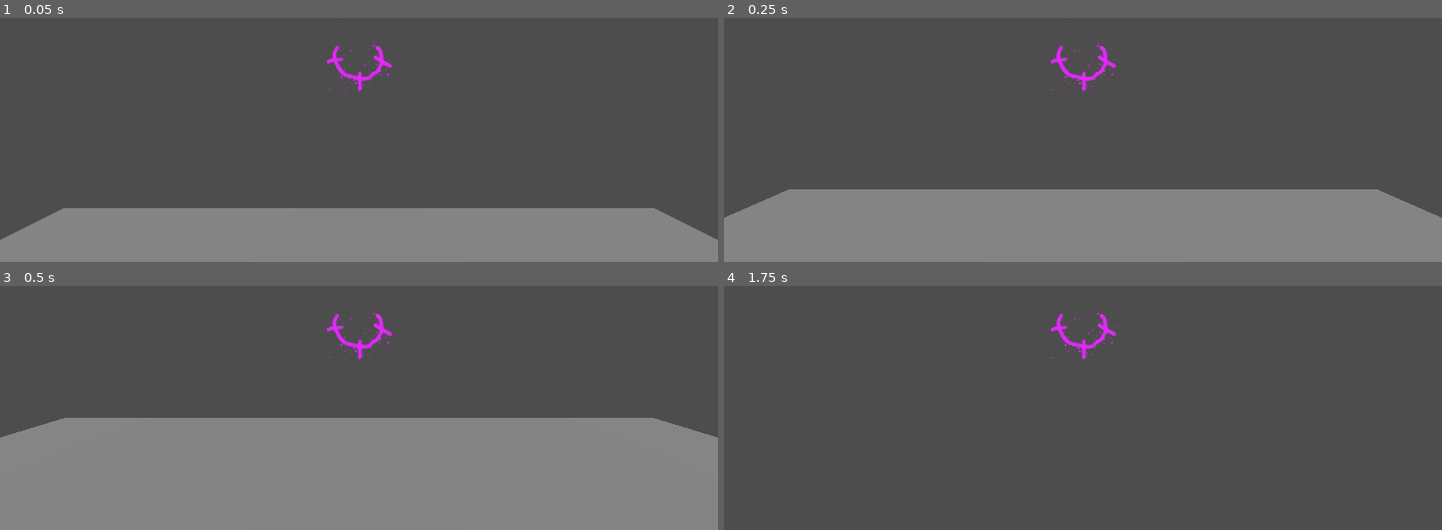
Above: before the commit, frames 1-4 (two rows, left to right).
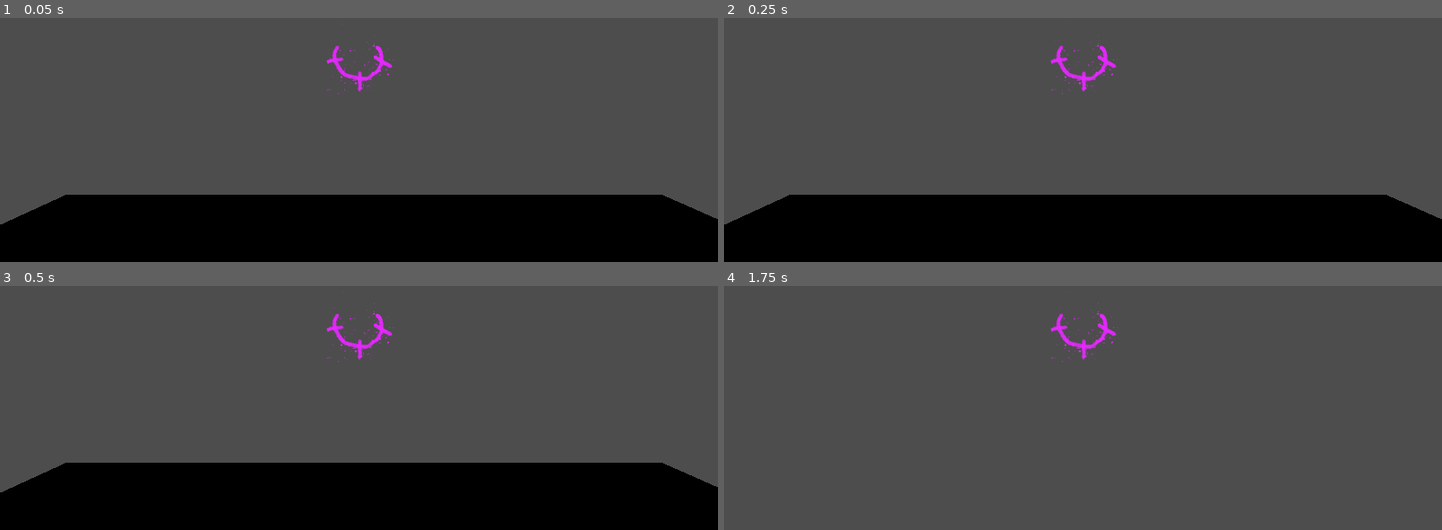
Above: after the commit, the same moments.

Repository: BillyJoelsNightmareExplosion/doomed-tales
Game: Godot game, scene res://main.tscn
The game is run twice, just before and just after one commit, with the same random seed, the same clock (stepped at 60 frames per second) and the same inputs.
Inputs (mouse positions are in pixels of both pictures, inside the frame that each line leads up to):
- Up to frame 1 (0.05 s): no input
- Up to frame 2 (0.25 s): no input
- Up to frame 3 (0.5 s): no input
- Up to frame 4 (1.75 s): move the mouse to (1118, 327) at 0.52 s; hold W (move_up) from 0.53 s (still down); click (1118, 327) at 0.6 s; tap Space (jump) at 0.77, 1.52 s; move the mouse to (1047, 329) at 1.27 s; click (1047, 329) at 1.35 s

The runs differ from the first frame. In frame 1, 27% of the frame differs, in the area x 0-100%, y 72-100%; in frame 2, 29%; in frame 3, 45%, in the area x 0-100%, y 54-100%; in frame 4, nothing differs.

Commit message:
Beginnings of a room

Diff:
--- /dev/null
+++ b/stupidAssCastle/Room/room.gd
@@ -0,0 +1,20 @@
+extends Node3D
+
+@export var num_enemies_min = 3
+@export var num_enemies_max = 5
+
+@export var spawn_paths: Array[Path3D] = []
+@export var enemy_pool: Array[PackedScene] = []
+
+func _ready():
+    for i in range(0, 5):
+        spawn_random_enemy()
+
+func spawn_random_enemy():
+    if not spawn_paths or spawn_paths.size() == 0 or not enemy_pool or enemy_pool.size() == 0:
+        return
+
+    var path = spawn_paths[randi_range(0, spawn_paths.size() - 1)]
+    var enemy: CharacterBody3D = enemy_pool[randi_range(0, enemy_pool.size() - 1)].instantiate()
+    add_child(enemy)
+    enemy.global_position = path.curve.samplef(randf())
--- /dev/null
+++ b/stupidAssCastle/Room/room.tscn
@@ -0,0 +1,40 @@
+[gd_scene load_steps=7 format=3 uid="uid://b03bmk4vyj25c"]
+
+[ext_resource type="Script" path="res://Room/room.gd" id="1_14i6b"]
+[ext_resource type="PackedScene" path="res://base_enemy.tscn" id="2_7gxee"]
+
+[sub_resource type="StandardMaterial3D" id="StandardMaterial3D_vunq7"]
+albedo_color = Color(0.501961, 0.501961, 0.501961, 1)
+
+[sub_resource type="BoxMesh" id="BoxMesh_oj58g"]
+material = SubResource("StandardMaterial3D_vunq7")
+size = Vector3(10, 1, 10)
+
+[sub_resource type="BoxShape3D" id="BoxShape3D_c3gs5"]
+size = Vector3(10, 1, 10)
+
+[sub_resource type="Curve3D" id="Curve3D_6hqnr"]
+_data = {
+"points": PackedVector3Array(0, 0, 0, 0, 0, 0, 0.234781, 0.316724, 0.151155, 0, 0, 0, 0, 0, 0, 1.94824, -0.0204868, 0.0880599, 0, 0, 0, 0, 0, 0, 4.03478, -0.0127649, 0.13979, 0, 0, 0, 0, 0, 0, 7.0553, 0.303331, -0.888381),
+"tilts": PackedFloat32Array(0, 0, 0, 0)
+}
+point_count = 4
+
+[node name="Room" type="Node3D" node_paths=PackedStringArray("spawn_paths")]
+script = ExtResource("1_14i6b")
+spawn_paths = [NodePath("Path3D")]
+enemy_pool = Array[PackedScene]([ExtResource("2_7gxee")])
+
+[node name="Floor" type="Node3D" parent="."]
+
+[node name="MeshInstance3D" type="MeshInstance3D" parent="Floor"]
+mesh = SubResource("BoxMesh_oj58g")
+
+[node name="StaticBody3D" type="StaticBody3D" parent="Floor"]
+
+[node name="CollisionShape3D" type="CollisionShape3D" parent="Floor/StaticBody3D"]
+shape = SubResource("BoxShape3D_c3gs5")
+
+[node name="Path3D" type="Path3D" parent="."]
+transform = Transform3D(1, 0, 0, 0, 1, 0, 0, 0, 1, -3.07998, 0.951991, 3.83375)
+curve = SubResource("Curve3D_6hqnr")
--- a/stupidAssCastle/base_enemy.gd
+++ b/stupidAssCastle/base_enemy.gd
@@ -1,3 +1,4 @@
+class_name Enemy
 extends CharacterBody3D
 
 # Get the gravity from the project settings to be synced with RigidBody nodes.
--- a/stupidAssCastle/main.tscn
+++ b/stupidAssCastle/main.tscn
@@ -1,9 +1,8 @@
-[gd_scene load_steps=5 format=3 uid="uid://d18qlq07twuqw"]
+[gd_scene load_steps=4 format=3 uid="uid://d18qlq07twuqw"]
 
 [ext_resource type="Script" path="res://main.gd" id="1_14qcd"]
 [ext_resource type="PackedScene" uid="uid://rvlyxsc8kbwx" path="res://character.tscn" id="1_wjn2o"]
-[ext_resource type="PackedScene" uid="uid://dnblhhrg6blt6" path="res://environment.tscn" id="2_e2slr"]
-[ext_resource type="PackedScene" uid="uid://cynx7bnmx6xbn" path="res://base_enemy.tscn" id="4_m3fr7"]
+[ext_resource type="PackedScene" uid="uid://b03bmk4vyj25c" path="res://Room/room.tscn" id="3_l8wd6"]
 
 [node name="Main" type="Node3D"]
 script = ExtResource("1_14qcd")
@@ -11,7 +10,4 @@
 [node name="character" parent="." instance=ExtResource("1_wjn2o")]
 transform = Transform3D(1, 0, 0, 0, 1, 0, 0, 0, 1, 0, 2, 0)
 
-[node name="environment" parent="." instance=ExtResource("2_e2slr")]
-
-[node name="CharacterBody3D" parent="." instance=ExtResource("4_m3fr7")]
-transform = Transform3D(1, 0, 0, 0, 1, 0, 0, 0, 1, 5.85791, 1.45192, 0)
+[node name="Room" parent="." instance=ExtResource("3_l8wd6")]
Not shown, changed: .gitignore
